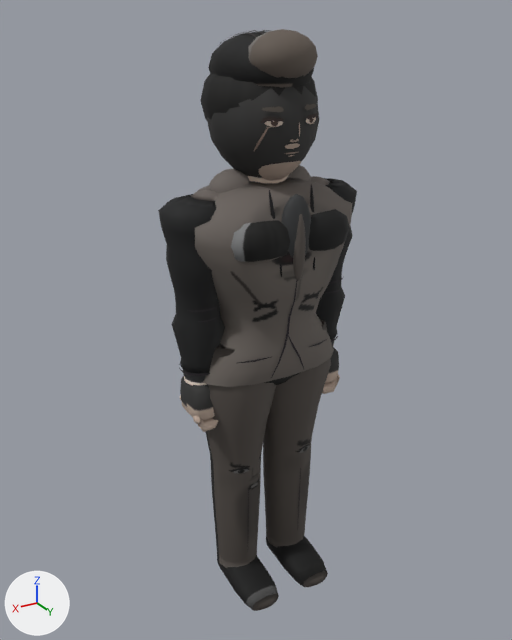
Two versions of the glTF model assets/models/choehyeokjin_a.glb, one commit apart.
Rendered twice from a 50 mm lens placed at (1.171, 1.909, 1.985), pointed at (0.014, -0.02, 1.021). The lights are fixed; the arrows at lower left show +X, +Y and +Z. The picture after the commit comes second. Vertices at exactly the same position are counted once.

Script lines for the objects in view, before the commit:
```python
me_mesh_0 = bpy.data.meshes.new('Mesh_0')
me_mesh_0.from_pydata(...)  # 4880 vertices, 8754 faces; spans x -0.35..0.35, y -0.21..0.23, z -0.03..1.95
me_mesh_0.materials.append(mat_material_0)
ob_body = bpy.data.objects.new('Body', me_mesh_0)
ob_body.location = (0.0, 0.0, 0.0)
```
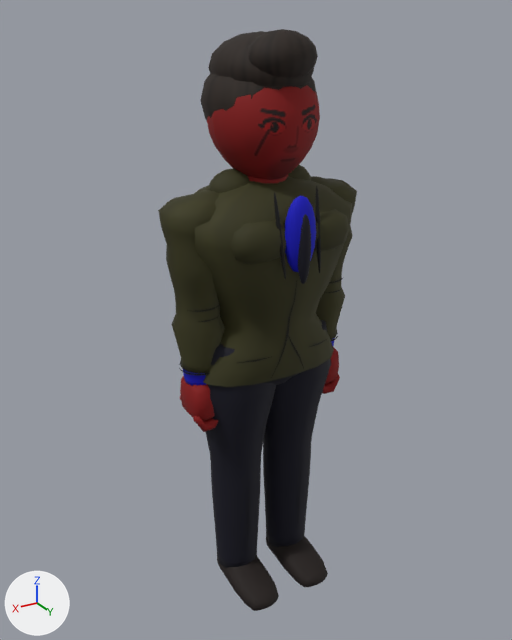
What differs and where, as boxes [x1, y1, x2, y2] in the pictures (512 x 640 px; the box of a moved part takes in the faces that stretch with it):
part 1 of me_mesh_0, moved or reshaped: before [310, 183, 315, 270]; after [315, 186, 321, 273]
part 2 of me_mesh_0, moved or reshaped: before [269, 190, 282, 277]; after [274, 192, 286, 280]
part 3 of me_mesh_0, deleted: before [254, 104, 318, 156]
part 4 of me_mesh_0, moved or reshaped: before [207, 30, 327, 340]; after [207, 85, 327, 344]
part 5 of me_mesh_0, surface changed: [159, 29, 355, 611] in both

The change, as a diff of the scene's bpy script:
```diff
--- a/assets/models/choehyeokjin_a.glb.py
+++ b/assets/models/choehyeokjin_a.glb.py
@@ me_mesh_0 @@
 # used by ob_body; location = (0.0, 0.0, 0.0)
-me_mesh_0.from_pydata(...)  # 4880 vertices, 8754 faces; spans x -0.35..0.35, y -0.21..0.23, z -0.03..1.95
+me_mesh_0.from_pydata(...)  # 3925 vertices, 7288 faces; spans x -0.35..0.35, y -0.21..0.25, z -0.03..1.95
+# me_mesh_0 part 1: the loose piece of 72 vertices spanning x -0.08..-0.06, y 0.16..0.21, z 1.25..1.52 is moved by (0.0, 0.03, 0.0)
+# me_mesh_0 part 2: the loose piece of 72 vertices spanning x 0.06..0.08, y 0.16..0.21, z 1.25..1.52 is moved by (0.0, 0.03, 0.0)
+# me_mesh_0 part 3: 19 loose pieces with 817 vertices, spanning x -0.1..0.11, y 0.12..0.18, z 1.6..1.75, are deleted
+# me_mesh_0 part 4: 160 vertices moved from x -0.14..0.14, y -0.14..0.22, z 1.23..1.81 to x -0.14..0.14, y -0.14..0.25, z 1.23..1.81; 496 vertices removed from x -0.18..0.16, y -0.18..0.22, z 0.97..1.94; 358 vertices added at x -0.18..0.17, y -0.17..0.24, z 0.96..1.88
+# me_mesh_0 part 5: 6154 kept faces spanning x -0.35..0.35, y -0.21..0.25, z -0.03..1.95 get new texture (UV) coordinates
 me_mesh_0.materials.append(mat_material_0)
```
